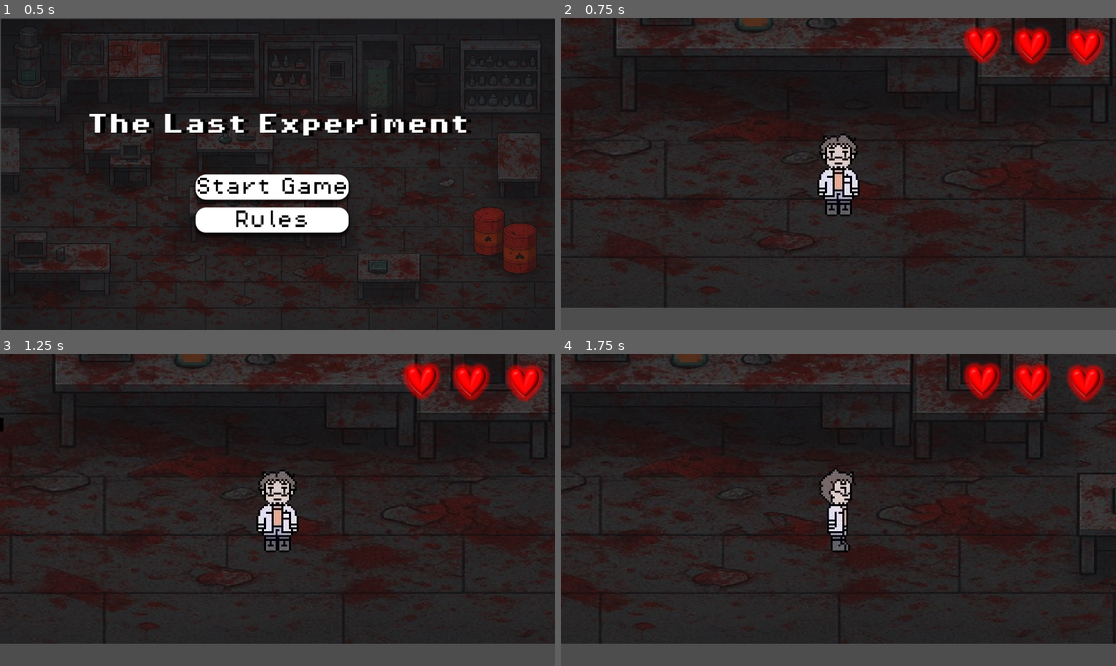
Above: before the commit, frames 1-4 (two rows, left to right).
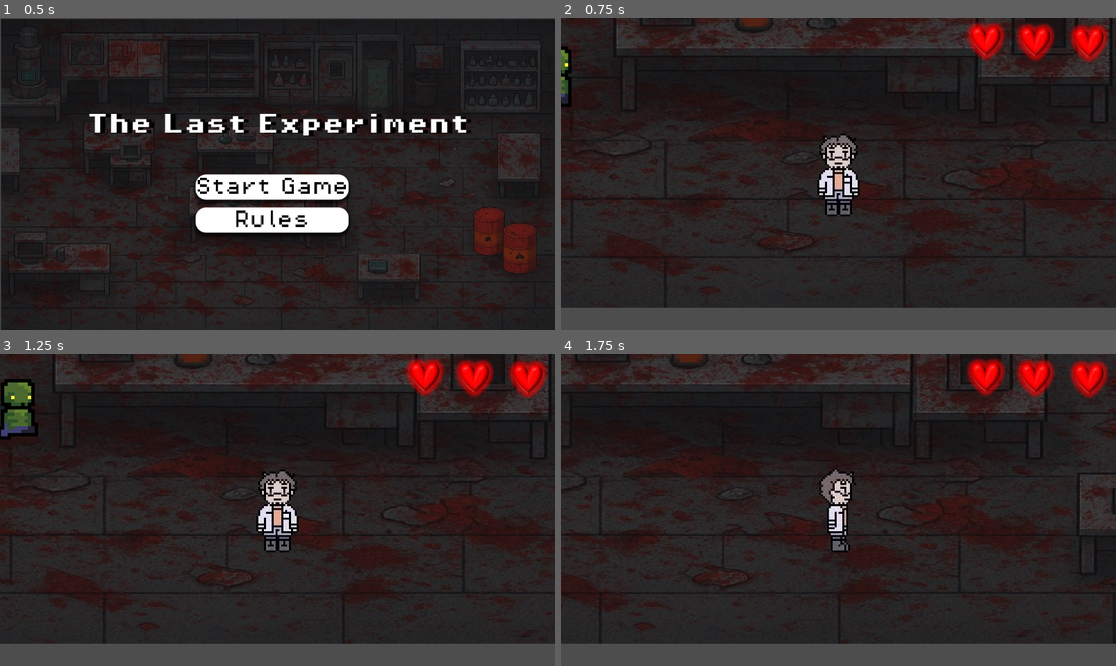
Above: after the commit, the same moments.

Repository: anumfs/The-Last-Experiment
Game: Godot game, scene res://scenes/main_menu.tscn
Two runs of this game, one before a commit and one after it. Both use one fixed random seed, a clock stepped at 60 frames per second and the inputs below.
Inputs (mouse positions are in pixels of both pictures, inside the frame that each line leads up to):
- Up to frame 1 (0.5 s): no input
- Up to frame 2 (0.75 s): click "Start Game" at 0.5 s
- Up to frame 3 (1.25 s): no input
- Up to frame 4 (1.75 s): tap Enter (ui_accept) at 1.25, 1.52 s; move the mouse to (960, 494) at 1.27 s; hold Right (Move Right) from 1.28 s (still down); click (960, 494) at 1.42 s

Frame 1 is identical in both runs. In frame 2, 2.0% of the frame differs, in the area x 0-99%, y 1-29%; in frame 3, 2.8%, in the area x 0-99%, y 1-28%; in frame 4, 1.7%.

Commit message:
final edits

Diff:
--- a/scenes/game.tscn
+++ b/scenes/game.tscn
@@ -56,7 +56,7 @@
 size = Vector2(457.5, 59.5)
 
 [sub_resource type="RectangleShape2D" id="RectangleShape2D_e1j6l"]
-size = Vector2(212.5, 164.5)
+size = Vector2(261.125, 38.5625)
 
 [sub_resource type="RectangleShape2D" id="RectangleShape2D_pl11u"]
 size = Vector2(102.5, 235)
@@ -148,69 +148,60 @@
 rotation = 0.64751714
 collision_layer = 4
 collision_mask = 0
-script = null
 
 [node name="A" parent="Collectibles" instance=ExtResource("5_u5sy4")]
 position = Vector2(-451, -204)
 collision_layer = 4
 collision_mask = 0
-script = null
 
 [node name="B" parent="Collectibles" instance=ExtResource("6_gee14")]
 position = Vector2(-1454, -381)
 rotation = 0.22863813
 scale = Vector2(0.49999997, 0.49999997)
-script = null
 
 [node name="C" parent="Collectibles" instance=ExtResource("7_0tnpc")]
 position = Vector2(-160.99998, -178.99998)
 rotation = 0.86219263
 scale = Vector2(0.7, 0.7)
-script = null
 
 [node name="D" parent="Collectibles" instance=ExtResource("8_kvpfn")]
 position = Vector2(153, -512)
-script = null
 
 [node name="F" parent="Collectibles" instance=ExtResource("10_kvuet")]
 position = Vector2(-185, -458)
-script = null
 
 [node name="G" parent="Collectibles" instance=ExtResource("11_trtic")]
 position = Vector2(1718, -149)
-script = null
 
 [node name="BANNED" type="Node" parent="."]
 
 [node name="BAN1" parent="BANNED" instance=ExtResource("15_ir15t")]
 position = Vector2(-924, -91)
 scale = Vector2(0.5, 0.5)
-script = null
+flask_type = "bannedflask1"
 
 [node name="BAN2" parent="BANNED" instance=ExtResource("16_ca42v")]
 position = Vector2(-889.00006, -227)
 scale = Vector2(0.8, 0.8)
-script = null
 
 [node name="BAN3" parent="BANNED" instance=ExtResource("17_rysoc")]
 position = Vector2(-303, -190)
 scale = Vector2(0.7, 0.7)
-script = null
+flask_type = "bannedflask1"
 
 [node name="BAN4" parent="BANNED" instance=ExtResource("18_ssvqc")]
 position = Vector2(-250, 110)
 scale = Vector2(0.7, 0.7)
-script = null
+flask_type = "bannedflask1"
 
 [node name="BAN5" parent="BANNED" instance=ExtResource("16_ca42v")]
 position = Vector2(-153, -469)
 scale = Vector2(0.4, 0.4)
-script = null
 
 [node name="BAN6" parent="BANNED" instance=ExtResource("17_rysoc")]
 position = Vector2(-371, -401.00003)
 scale = Vector2(0.3, 0.3)
-script = null
+flask_type = "bannedflask1"
 
 [node name="collisions" type="StaticBody2D" parent="."]
 collision_layer = 2
@@ -241,7 +232,19 @@
 shape = SubResource("RectangleShape2D_bt5mj")
 
 [node name="CollisionShape2D8" type="CollisionShape2D" parent="collisions"]
-position = Vector2(-1120.25, -166.25)
+position = Vector2(-1105, -109)
+shape = SubResource("RectangleShape2D_e1j6l")
+
+[node name="CollisionShape2D22" type="CollisionShape2D" parent="collisions"]
+position = Vector2(-1105, -150)
+shape = SubResource("RectangleShape2D_e1j6l")
+
+[node name="CollisionShape2D23" type="CollisionShape2D" parent="collisions"]
+position = Vector2(-1103, -193)
+shape = SubResource("RectangleShape2D_e1j6l")
+
+[node name="CollisionShape2D21" type="CollisionShape2D" parent="collisions"]
+position = Vector2(-923.4375, -34.71875)
 shape = SubResource("RectangleShape2D_e1j6l")
 
 [node name="CollisionShape2D9" type="CollisionShape2D" parent="collisions"]
@@ -318,14 +321,19 @@
 script = ExtResource("4_5newe")
 
 [node name="health" parent="player/Camera2D/CanvasLayer/Control" instance=ExtResource("19_1kice")]
-layout_mode = 0
-offset_left = -154.0
-offset_top = 39.0
-offset_right = -154.0
-offset_bottom = 39.0
+layout_mode = 1
+anchors_preset = -1
+anchor_left = 0.5
+anchor_top = -0.51000005
+anchor_right = 0.5
+anchor_bottom = -0.51000005
+offset_left = -147.0
+offset_top = 31.400002
+offset_right = -147.0
+offset_bottom = 31.400002
 
 [node name="zombie" parent="." instance=ExtResource("4_lbhrr")]
-position = Vector2(-754, 237)
+position = Vector2(-682, 246.99998)
 collision_layer = 8
 collision_mask = 2
 
--- a/scripts/game.gd
+++ b/scripts/game.gd
@@ -125,6 +125,8 @@
 	check_for_recipe()
 
 func remove_flask_from_scene(flask_type: String):
+	if not is_inside_tree():
+		return
 	# Try specific group first
 	var flasks = get_tree().get_nodes_in_group("flask_" + flask_type.to_lower())
 	if flasks.is_empty():
@@ -296,10 +298,14 @@
 		game_win()
 
 func game_win():
+	if not is_inside_tree():
+		return
 	print("VICTORY! All flasks collected!")
 	get_tree().change_scene_to_file("res://scenes/game win.tscn")
 
 func game_over():
+	if not is_inside_tree():
+		return
 	print("GAME OVER! No hearts left!")
 	get_tree().change_scene_to_file("res://scenes/game_over.tscn")
 
